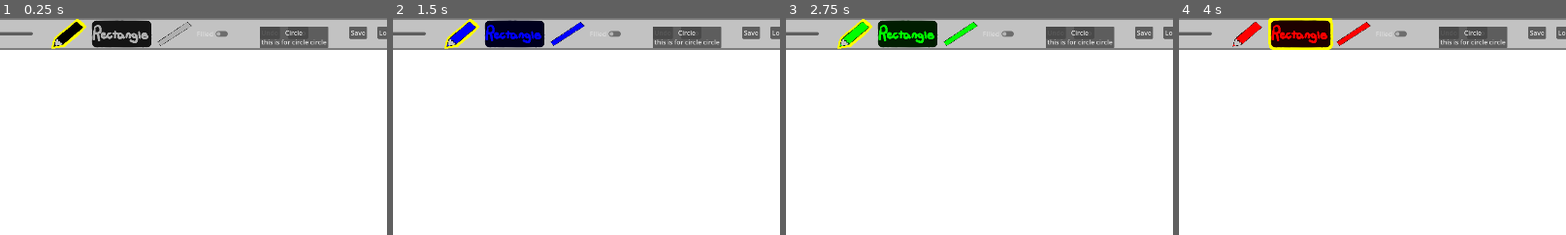
Above: before the commit, frames 1-4 (left to right).
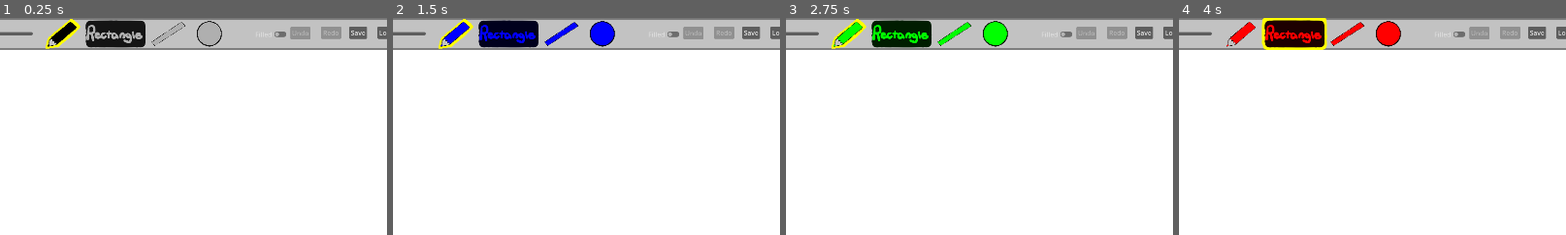
Above: after the commit, the same moments.

Repository: boardshapes/whiteboard
Game: Godot game, scene res://whiteboard.tscn
The game is run twice, just before and just after one commit, with the same random seed, the same clock (stepped at 60 frames per second) and the same inputs.
Inputs (mouse positions are % of the whole screen's width and height, from its top left; square brackets give the same spot before the commit, where the layout moved):
- Up to frame 1 (0.25 s): no input
- Up to frame 2 (1.5 s): click (4, 3) at 0.5 s; click (11, 4) at 1.25 s
- Up to frame 3 (2.75 s): click (17, 3) at 2 s
- Up to frame 4 (4 s): click (24, 3) at 2.75 s; click (57, 4) [58, 4] at 3.5 s
The pictures show only the part of the screen within x 42-92%, y 0-50%; the shares and areas given below are measured in that part.

The runs differ from the first frame. In frame 1, 3.6% of the frame differs, in the area x 11-89%, y 0-15%; in frame 2, 4.4%; in frame 3, 4.4%; in frame 4, 4.3%.

Commit message:
Circle buttons

Diff:
--- a/whiteboard/canvas.gd
+++ b/whiteboard/canvas.gd
@@ -206,32 +206,35 @@
 	%Pen.modulate = Color.BLACK
 	%RectButton.modulate = Color.GRAY
 	%Line.modulate = Color.GRAY
-
+	%Circle.modulate = Color.GRAY
 
 func _on_white_color_pressed() -> void:
 	color = Color.WHITE
 	%Pen.modulate = Color.WHITE
 	%RectButton.modulate = Color.WHITE
 	%Line.modulate = Color.WHITE
-
+	%Circle.modulate = Color.WHITE
 
 func _on_blue_color_pressed() -> void:
 	color = Color.BLUE
 	%Pen.modulate = Color.BLUE
 	%RectButton.modulate = Color.BLUE
 	%Line.modulate = Color.BLUE
+	%Circle.modulate = Color.BLUE
 
 func _on_green_color_pressed() -> void:
 	color = Color.GREEN
 	%Pen.modulate = Color.GREEN
 	%RectButton.modulate = Color.GREEN
 	%Line.modulate = Color.GREEN
+	%Circle.modulate = Color.GREEN
 
 func _on_red_color_pressed() -> void:
 	color = Color.RED
 	%Pen.modulate = Color.RED
 	%RectButton.modulate = Color.RED
 	%Line.modulate = Color.RED
+	%Circle.modulate = Color.RED
 
 func _on_clear_button_pressed() -> void:
 	if shift:
@@ -252,6 +255,7 @@
 	%GlowPencil.visible = false
 	%GlowRectangle.visible = true
 	%GlowLine.visible =  false
+	%GlowCircle.visible = false
 
 func _on_brush_size_value_changed(value: float) -> void:
 	brush_size = value
@@ -261,16 +265,21 @@
 	%GlowPencil.visible = true
 	%GlowRectangle.visible = false
 	%GlowLine.visible =  false
+	%GlowCircle.visible = false
 
 func _on_line_button_pressed() -> void:
 	mode = 'line'
 	%GlowLine.visible =  true
 	%GlowPencil.visible = false
 	%GlowRectangle.visible = false
-
+	%GlowCircle.visible = false
 
 func _on_circle_pressed() -> void:
 	mode = 'circle'
+	%GlowLine.visible =  false
+	%GlowPencil.visible = false
+	%GlowRectangle.visible = false
+	%GlowCircle.visible = true
 
 func _on_filled_pressed() -> void:
 	filled = not filled
--- a/whiteboard/whiteboard.tscn
+++ b/whiteboard/whiteboard.tscn
@@ -16,6 +16,8 @@
 [ext_resource type="Texture2D" uid="uid://c4r81hnaakfe" path="res://buttons/GlowRectangle.png" id="14_0jsxr"]
 [ext_resource type="Texture2D" uid="uid://u65w7uvseb6f" path="res://buttons/linetool.png" id="15_2y116"]
 [ext_resource type="Texture2D" uid="uid://cgowk6xwncsci" path="res://buttons/glowline.png" id="16_6tt26"]
+[ext_resource type="Texture2D" uid="uid://cctcquhgnct00" path="res://buttons/circletool.png" id="17_t8au8"]
+[ext_resource type="Texture2D" uid="uid://bsbxvfm78x5b1" path="res://buttons/glowcircle.png" id="18_e5o2u"]
 
 [sub_resource type="StyleBoxFlat" id="StyleBoxFlat_0e48y"]
 bg_color = Color(1, 1, 1, 1)
@@ -136,9 +138,9 @@
 unique_name_in_owner = true
 modulate = Color(0.6884535, 0.6884535, 0.6884535, 1)
 layout_mode = 0
-offset_left = 1039.0
-offset_top = 2.9999998
-offset_right = 1425.0
+offset_left = 1024.0
+offset_top = 3.0
+offset_right = 1410.0
 offset_bottom = 186.0
 scale = Vector2(0.4, 0.4)
 texture_normal = ExtResource("9_e5o2u")
@@ -182,18 +184,18 @@
 [node name="Undo" type="Button" parent="ButtonsViewport/SubViewport/HBoxContainer/ControlSize"]
 unique_name_in_owner = true
 layout_mode = 0
-offset_left = 1458.0
+offset_left = 1534.0
+offset_top = 22.0
+offset_right = 1584.0
+offset_bottom = 53.0
+text = "Undo"
+
+[node name="Redo" type="Button" parent="ButtonsViewport/SubViewport/HBoxContainer/ControlSize"]
+unique_name_in_owner = true
+layout_mode = 0
+offset_left = 1610.0
 offset_top = 21.0
-offset_right = 1508.0
-offset_bottom = 52.0
-text = "Undo"
-
-[node name="Redo" type="Button" parent="ButtonsViewport/SubViewport/HBoxContainer/ControlSize"]
-unique_name_in_owner = true
-layout_mode = 0
-offset_left = 1528.0
-offset_top = 21.0
-offset_right = 1578.0
+offset_right = 1660.0
 offset_bottom = 52.0
 text = "Redo"
 
@@ -204,9 +206,9 @@
 light_mask = 2
 visibility_layer = 2
 layout_mode = 0
-offset_left = 947.0
-offset_top = 3.9999998
-offset_right = 2190.0
+offset_left = 932.0
+offset_top = 4.0
+offset_right = 2175.0
 offset_bottom = 1128.0
 scale = Vector2(0.06, 0.06)
 texture_normal = ExtResource("12_0tebn")
@@ -222,7 +224,7 @@
 [node name="GlowPencil" type="Sprite2D" parent="ButtonsViewport/SubViewport/HBoxContainer/ControlSize"]
 unique_name_in_owner = true
 show_behind_parent = true
-position = Vector2(985, 39.000004)
+position = Vector2(970, 39)
 scale = Vector2(0.06, 0.06)
 texture = ExtResource("13_w1w2f")
 
@@ -230,7 +232,7 @@
 unique_name_in_owner = true
 visible = false
 show_behind_parent = true
-position = Vector2(1116, 38)
+position = Vector2(1101, 38)
 scale = Vector2(0.4, 0.4)
 texture = ExtResource("14_0jsxr")
 
@@ -238,9 +240,9 @@
 unique_name_in_owner = true
 modulate = Color(0.6901961, 0.6901961, 0.6901961, 1)
 layout_mode = 0
-offset_left = 1203.0
+offset_left = 1188.0
 offset_top = 8.0
-offset_right = 1646.0
+offset_right = 1631.0
 offset_bottom = 324.0
 scale = Vector2(0.2, 0.2)
 texture_normal = ExtResource("15_2y116")
@@ -249,27 +251,36 @@
 unique_name_in_owner = true
 visible = false
 show_behind_parent = true
-position = Vector2(1247, 39)
+position = Vector2(1232, 39)
 scale = Vector2(0.2, 0.2)
 texture = ExtResource("16_6tt26")
 
 [node name="filled" type="CheckButton" parent="ButtonsViewport/SubViewport/HBoxContainer/ControlSize"]
 layout_mode = 0
-offset_left = 1296.0
-offset_top = 24.0
-offset_right = 1386.0
-offset_bottom = 55.0
+offset_left = 1441.0
+offset_top = 25.0
+offset_right = 1531.0
+offset_bottom = 56.0
 text = "Filled"
 
-[node name="Circle" type="Button" parent="ButtonsViewport/SubViewport/HBoxContainer/ControlSize"]
-unique_name_in_owner = true
-layout_mode = 0
-offset_left = 1458.0
-offset_top = 21.0
-offset_right = 1508.0
-offset_bottom = 52.0
-text = "Circle
-this is for circle circle"
+[node name="Circle" type="TextureButton" parent="ButtonsViewport/SubViewport/HBoxContainer/ControlSize"]
+unique_name_in_owner = true
+modulate = Color(0.6901961, 0.6901961, 0.6901961, 1)
+layout_mode = 0
+offset_left = 1301.0
+offset_top = 7.0
+offset_right = 1795.0
+offset_bottom = 501.0
+scale = Vector2(0.13, 0.13)
+texture_normal = ExtResource("17_t8au8")
+
+[node name="GlowCircle" type="Sprite2D" parent="ButtonsViewport/SubViewport/HBoxContainer/ControlSize"]
+unique_name_in_owner = true
+visible = false
+show_behind_parent = true
+position = Vector2(1334, 39)
+scale = Vector2(0.13, 0.13)
+texture = ExtResource("18_e5o2u")
 
 [connection signal="mouse_entered" from="CanvasViewport" to="CanvasViewport/drawingViewport/Canvas" method="_on_canvas_viewport_mouse_entered"]
 [connection signal="mouse_entered" from="CanvasViewport" to="CanvasViewport/preViewport/Preview" method="_on_canvas_viewport_mouse_entered"]
Binary file added: whiteboard/buttons/circletool.png
Not shown, added: whiteboard/buttons/circletool.png.import
Binary file added: whiteboard/buttons/glowcircle.png
Not shown, added: whiteboard/buttons/glowcircle.png.import
Not shown, added: whiteboard/save.png.import
Not shown: 1 places in whiteboard/whiteboard.tscn that only renumber resources
